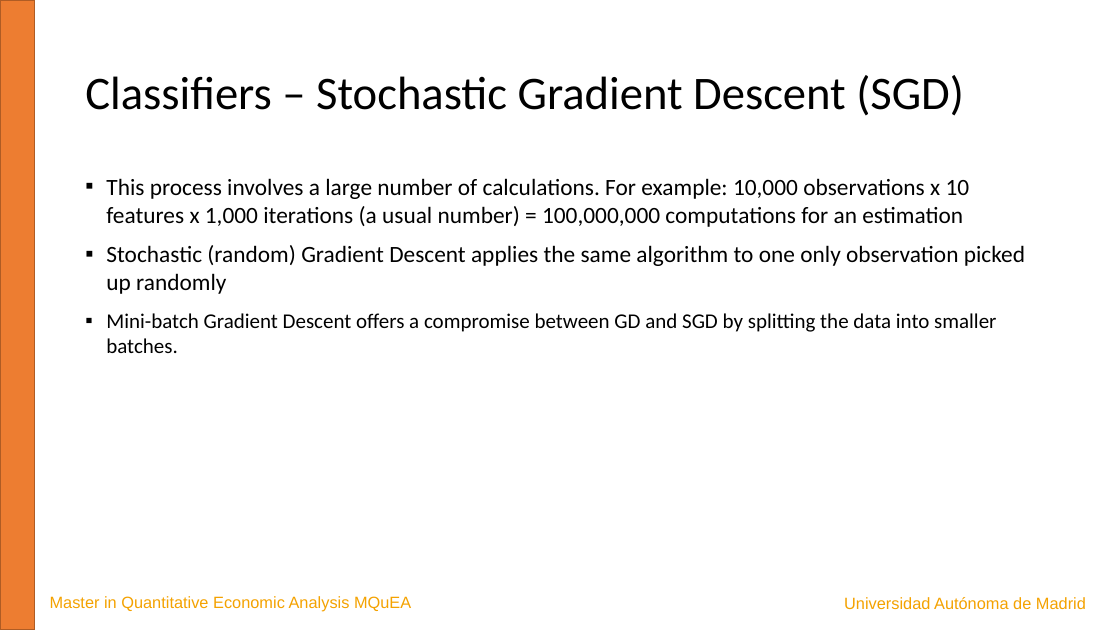
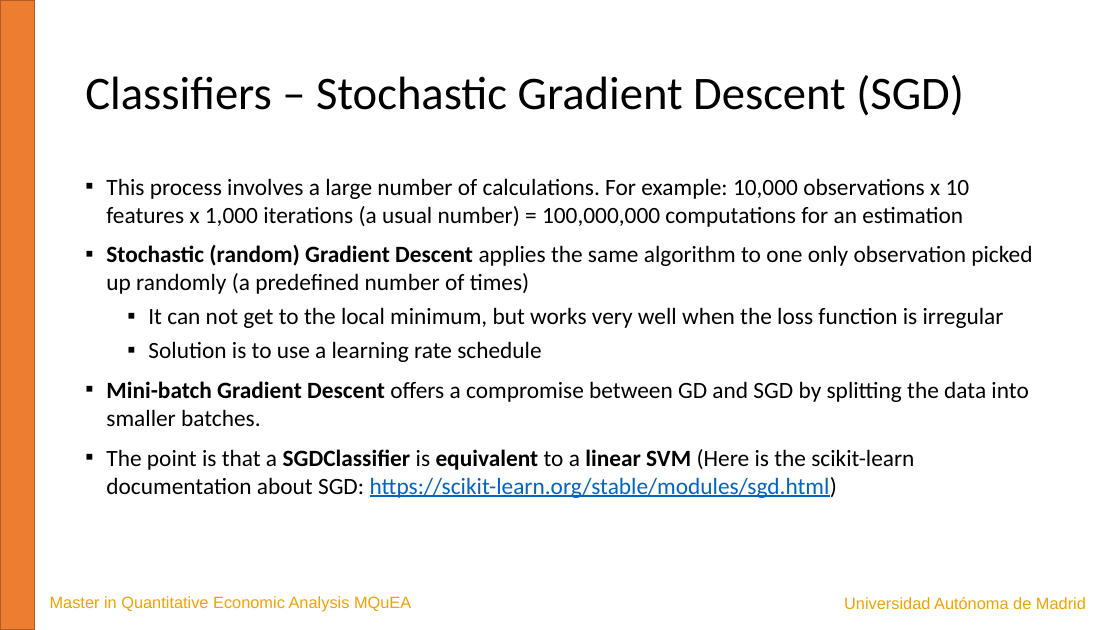
Before and after one commit to JavierBas/IMLEF-MQuEA, a slide deck: slide 13 of Course content/Slides/Topic 4 - Classification.pptx (slide 10 before the commit). Drawn at 1120x630 pixels with LibreOffice and Linux fonts; fonts in the diff are those of the drawing. Boxes give left, top, right and bottom in pixels: in the first picture for what was removed or moved away, otherwise in the second. Text is boxed around its words. In the diff, an @@ line names an element or a change of style, - is before the commit and + after.

```diff
--- a/Course content/Slides/Topic 4 - Classification.pptx
+++ b/Course content/Slides/Topic 4 - Classification.pptx
@@ text at [106,245,1032,362]: text changed @@
-▪ Stochastic (random) Gradient Descent applies the same algorithm to one only observation picked up randomly
+▪ Stochastic (random) Gradient Descent applies the same algorithm to one only observation picked up randomly (a predefined number of times)
+  ▪ It can not get to the local minimum, but works very well when the loss function is irregular
+  ▪ Solution is to use a learning rate schedule
@@ text at [106,381,1028,426]: size 18 to 20 pt in "Mini-batch Gradient Descent offers a compromise between ..."; bold on in "Mini-batch Gradient Descent" @@
@@ text at [106,449,914,498]: paragraph added @@
+▪ The point is that a SGDClassifier is equivalent to a linear SVM (Here is the scikit-learn documentation about SGD: https://scikit-learn.org/stable/modules/sgd.html)
```
Also in this commit, not shown: 8 other slides changed, 1 slide removed, 1 other file.
